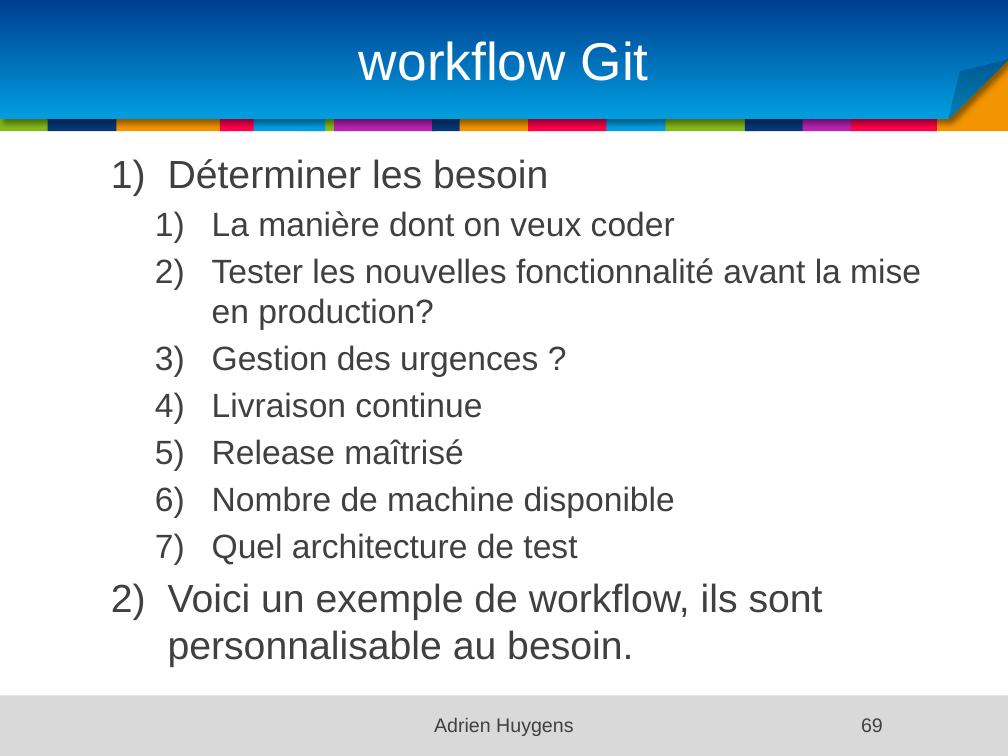
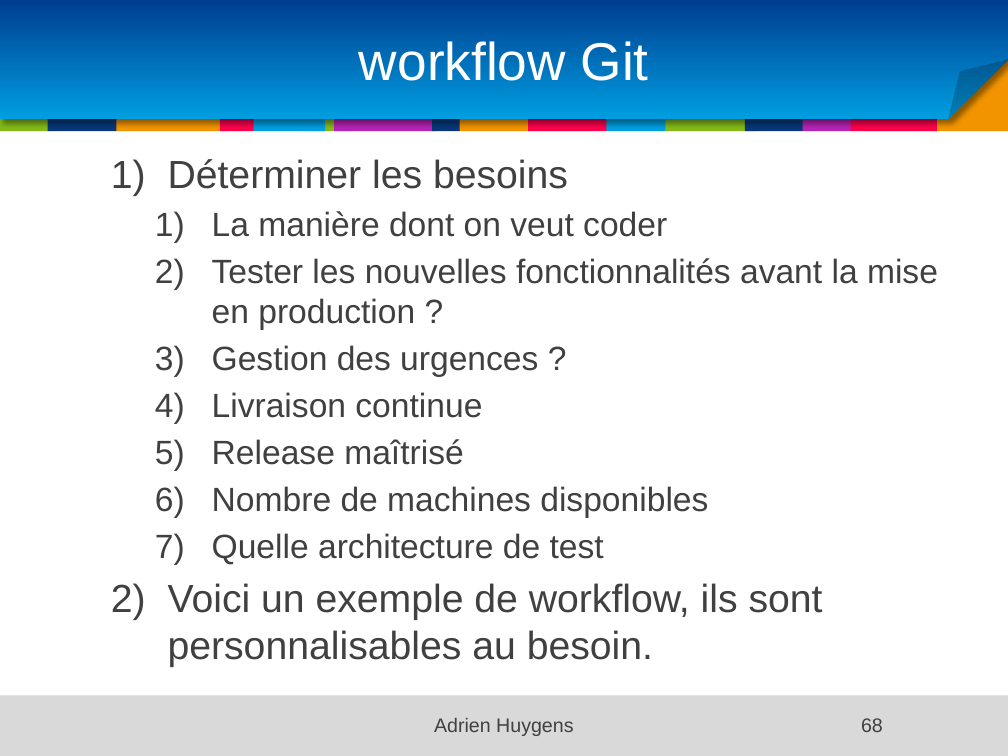
Before and after one commit to samouraii/CoursEntrepriseNumerique, a slide deck: slide 68 of Chapitre1.pptx (slide 69 before the commit). Drawn at 1008x756 pixels with LibreOffice and Linux fonts; fonts in the diff are those of the drawing; background and template pictures are left out. Boxes give left, top, right and bottom in pixels: in the first picture for what was removed or moved away, otherwise in the second. Text is boxed around its words. In the diff, an @@ line names an element or a change of style, - is before the commit and + after.

```diff
--- a/Chapitre1.pptx
+++ b/Chapitre1.pptx
@@ text at [168,159,938,330]: text changed @@
-  1) Déterminer les besoin
-    1) La manière dont on veux coder
-    2) Tester les nouvelles fonctionnalité avant la mise en production?
+  1) Déterminer les besoins
+    1) La manière dont on veut coder
+    2) Tester les nouvelles fonctionnalités avant la mise en production ?
@@ text at [168,486,823,667]: text changed @@
-    6) Nombre de machine disponible
-    7) Quel architecture de test
-  2) Voici un exemple de workflow, ils sont personnalisable au besoin.
+    6) Nombre de machines disponibles
+    7) Quelle architecture de test
+  2) Voici un exemple de workflow, ils sont personnalisables au besoin.
@@ page number at [861,718,883,732]: text changed @@
-69
+68
```
Also in this commit, not shown: 43 other slides changed, 1 slide removed.
